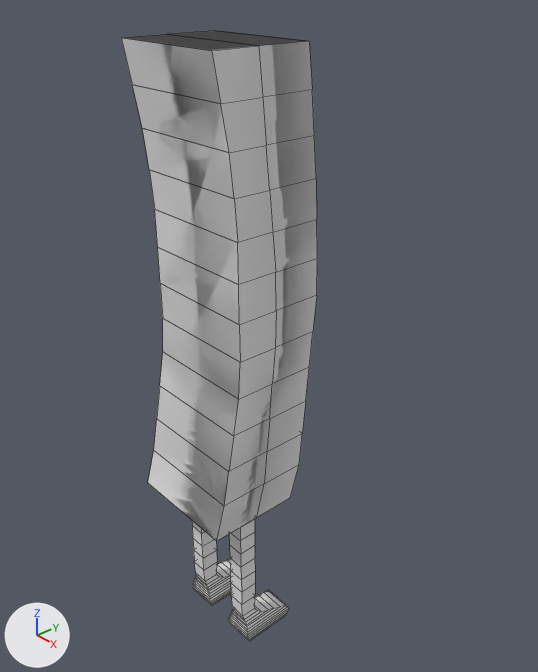
One commit to the Blender file Arts/Models/FrenchFrie.blend: the scene before it, then after it.
Both versions are drawn from a 50 mm camera at (9.72, -7.37, 7.46) aimed at (0.06, 1.19, 0.85). Arrows for +X, +Y and +Z are at lower left; the lights stay in place. Mesh edges are drawn as thin lines.
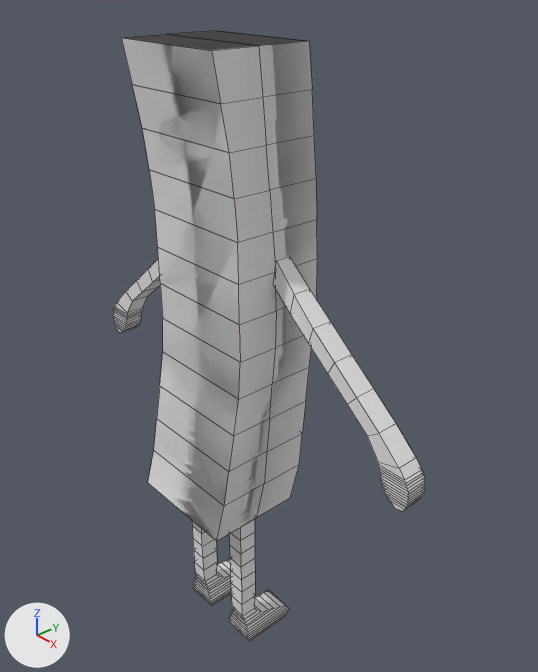
Location of each change, [x1, y1, x2, y2] in pixels of the pictures (538 x 672 px):
```json
{"object": "Cube", "change": "reshaped", "before": [121, 30, 317, 641], "after": [113, 30, 425, 641], "on screen": "59% wider"}
{"part": 1, "of": "me_cube", "change": "added", "after": [113, 257, 425, 511]}
```

Scene script edits in JSON lines:
```json
{"block": "me_cube", "where": "# used by ob_cube; location = (-0.2, 0.0, 1.92); scale = (1.17, 0.941, 4.35)"}
{"op": "remove", "block": "me_cube", "code": "me_cube.from_pydata(...)  # 170 vertices, 166 faces; spans x -1.0..1.0, y -1.0..1.65, z -1.84..1.0"}
{"op": "add", "block": "me_cube", "code": "me_cube.from_pydata(...)  # 254 vertices, 248 faces; spans x -1.0..3.76, y -1.0..1.65, z -1.84..1.0"}
{"block": "me_cube", "change": "me_cube part 1: a new loose piece of 84 vertices spanning x 1.0..3.76, y 0.46..0.91, z -0.56..0.21, in mat_material (white #e7e7e7)"}
```
